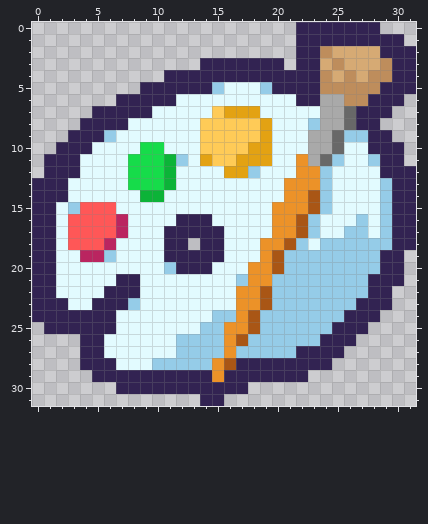
One commit to this pixel-art sprite: paint.png. This is how it looked before the edit.
The file is 256x256 pixels, drawn in blocks of 8x8; one block is one cell here.
After:
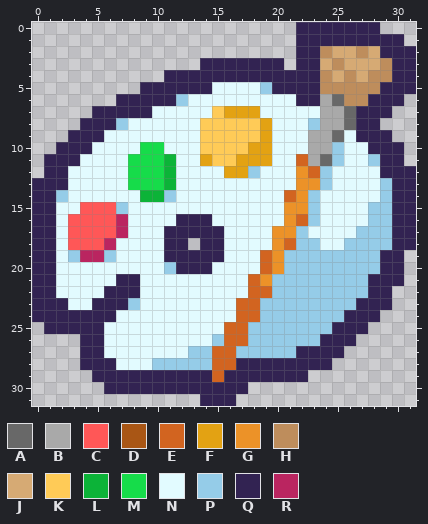
Palette (. is transparent): A #686868  B #a9a9a9  C #ff5757  D #a95615  E #d26420  F #e3a213  G #ec9228  H #be8d5c  J #d6aa74  K #ffcb57  L #0cb338  M #16dc4a  N #e2fbff  P #95cce8  Q #322352  R #ba2560
Diff:
The author changed colour B to colour A in row 6 at x 25.
The author changed colour D to colour E in row 16 at x 22; in row 18 at x 21; in row 22 at x 19; in row 24 at x 18; in row 26 at x 17; in row 28 at x 16.
The author changed colour G to colour E in row 11 at x 22; in row 12 at x 23; in row 14 at x 21; in rows 19 to 20 at x 19; in rows 21 to 22 at x 18; in row 23 at x 17 to 18.
The author changed colour G to colour E in row 24 at x 17; in row 25 at x 16 to 17; in rows 26 to 27 at x 16; in rows 28 to 29 at x 15.
The author changed colour P to colour E in row 27 at x 15.
The author changed colour D to colour G in rows 19 to 20 at x 20.
The author changed colour J to colour H in row 2 at x 27.
The author changed colour G to colour N in row 13 at x 21; in rows 15 to 16 at x 20; in row 18 at x 19; in row 20 at x 18; in row 22 at x 17.
The author changed colour P to colour N in row 5 at x 15; in row 9 at x 6 and 26; in row 11 at x 12; in row 14 at x 24; in row 15 at x 3 and 24; in row 16 at x 27.
The author changed colour P to colour N in row 17 at x 23 and 26; in row 18 at x 24 to 25; in row 21 at x 17; in row 24 at x 15 to 16; in row 25 at x 14 to 15; in row 26 at x 12 to 14.
The author changed colour P to colour N in row 27 at x 12.
The author changed colour Q to colour N in row 12 at x 3; in row 25 at x 6.
The author changed colour A to colour P in row 10 at x 25.
The author changed colour D to colour P in rows 14 to 15 at x 23; in row 17 at x 22; in row 23 at x 19; in row 25 at x 18.
The author changed colour N to colour P in row 6 at x 12; in row 14 at x 11; in row 15 at x 7 and 28; in rows 16 to 17 at x 28; in row 18 at x 23; in row 19 at x 3.
The author changed colour Q to colour P in row 8 at x 7; in row 14 at x 2.
Colour Q now appears in row 30 at x 6; in row 31 at x 16.
The author changed colour P to colour Q in row 9 at x 27.
Where, in picture pixels (left, top, right, bottom), the same in both pictures:
changed: (356, 46, 368, 58)
changed: (56, 82, 380, 406)
